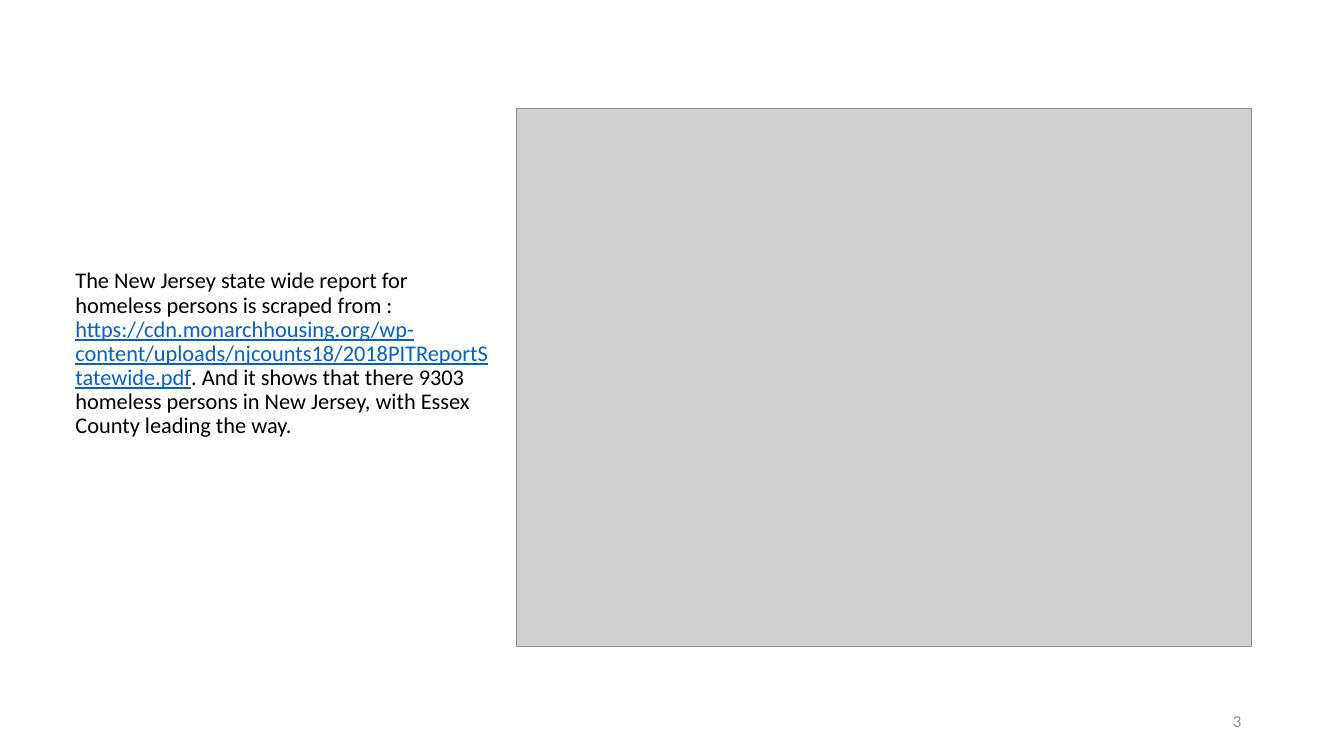
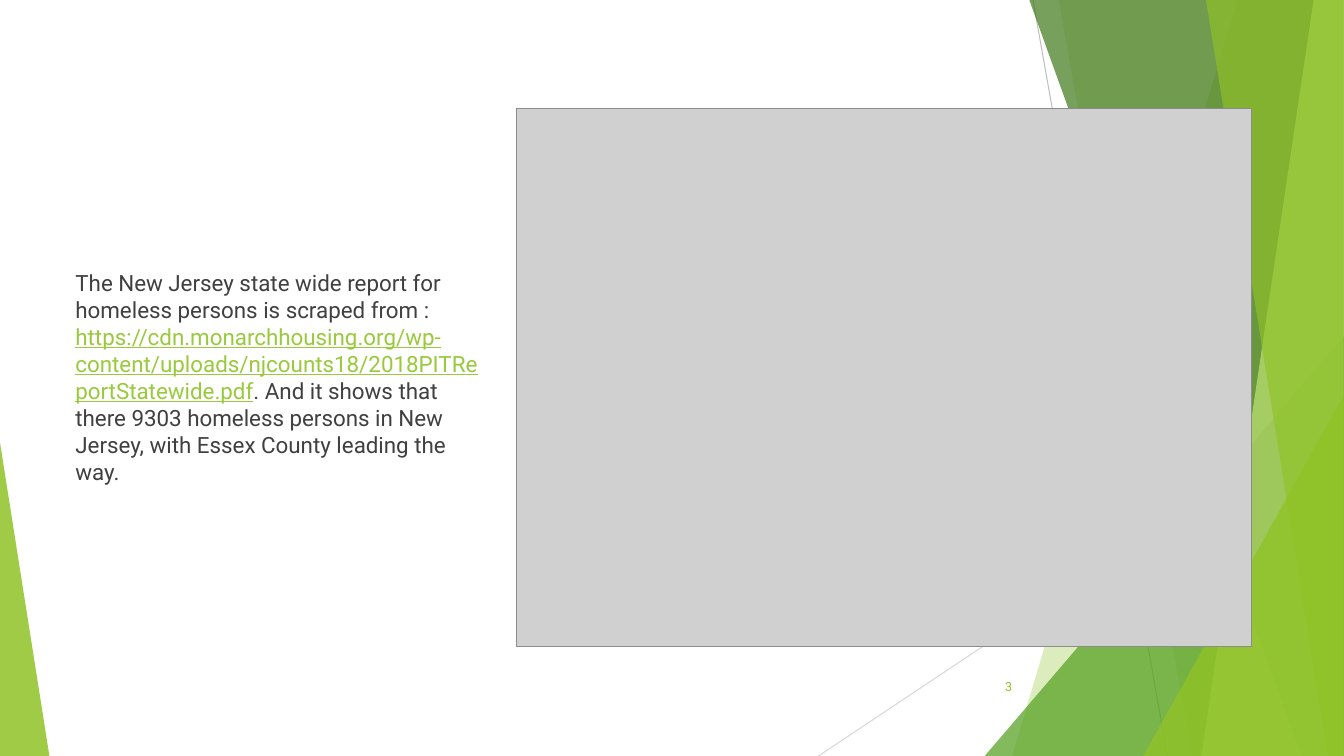
Before and after one commit to ussh0430/Applied-Data-Science-Capstone, a slide deck: slide 3 of Capstone Final Project Presentation.pptx. Drawn at 1344x756 pixels with LibreOffice and Linux fonts; fonts in the diff are those of the drawing; grey boxes stand for pictures. Boxes give left, top, right and bottom in pixels: in the first picture for what was removed or moved away, otherwise in the second. Text is boxed around its words. In the diff, an @@ line names an element or a change of style, - is before the commit and + after.

```diff
--- a/Capstone Final Project Presentation.pptx
+++ b/Capstone Final Project Presentation.pptx
@@ text "The New Jersey state wide ..." at [75, 274, 477, 485]: font Calibri to Roboto; text colour #000000 to #404040 in "The New Jersey state wide report for ..."; text colour #0563C1 to #99CA3C in "https://cdn.monarchhousing.org/wp-content/uploads/njcounts18 ..."; line spacing 0.9 to 1 @@
@@ group added at [0, 0, 1344, 756]: 5 freeform shapes, 3 triangles, 2 lines @@
@@ page number: place and size @@
-page number at [1233, 716, 1241, 727]
+page number at [1005, 682, 1012, 691]
@@ page number at [1005, 682, 1012, 691]: size 12 to 9 pt, font Calibri to Roboto, text colour #8C8C8C to #90C226 @@
```
Also in this commit, not shown: 15 other slides changed, 1 other file.
